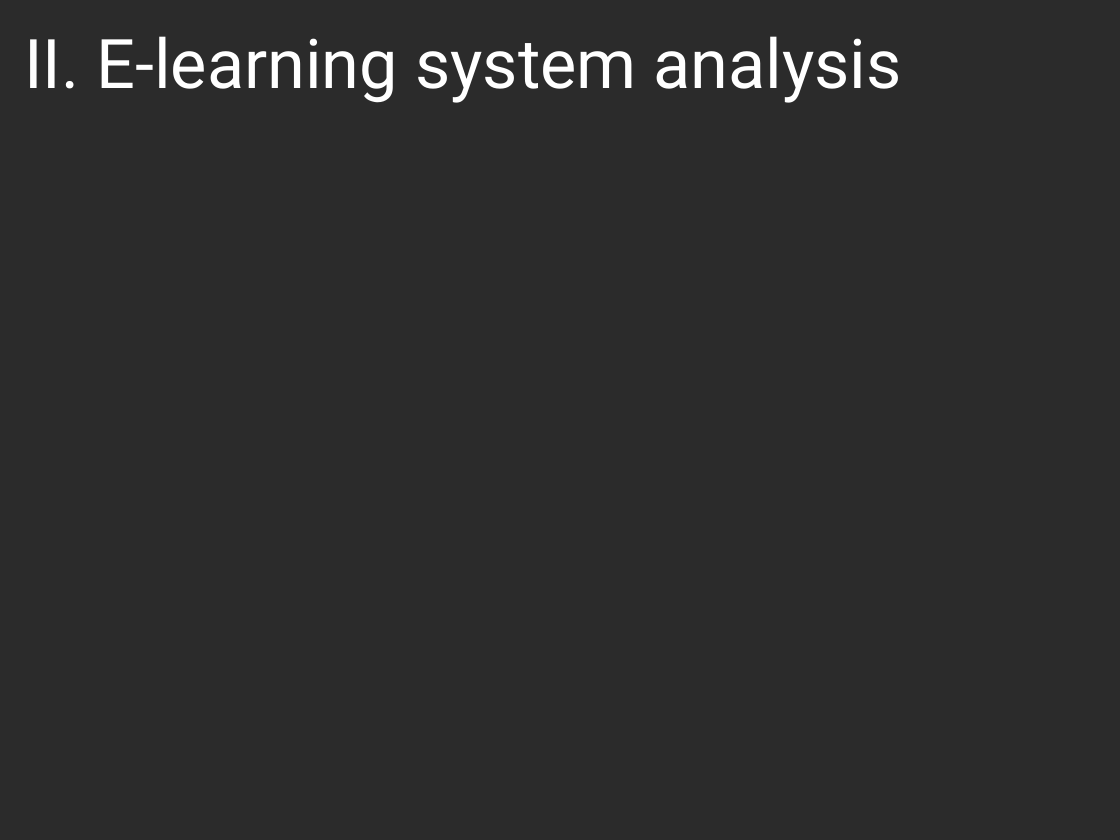
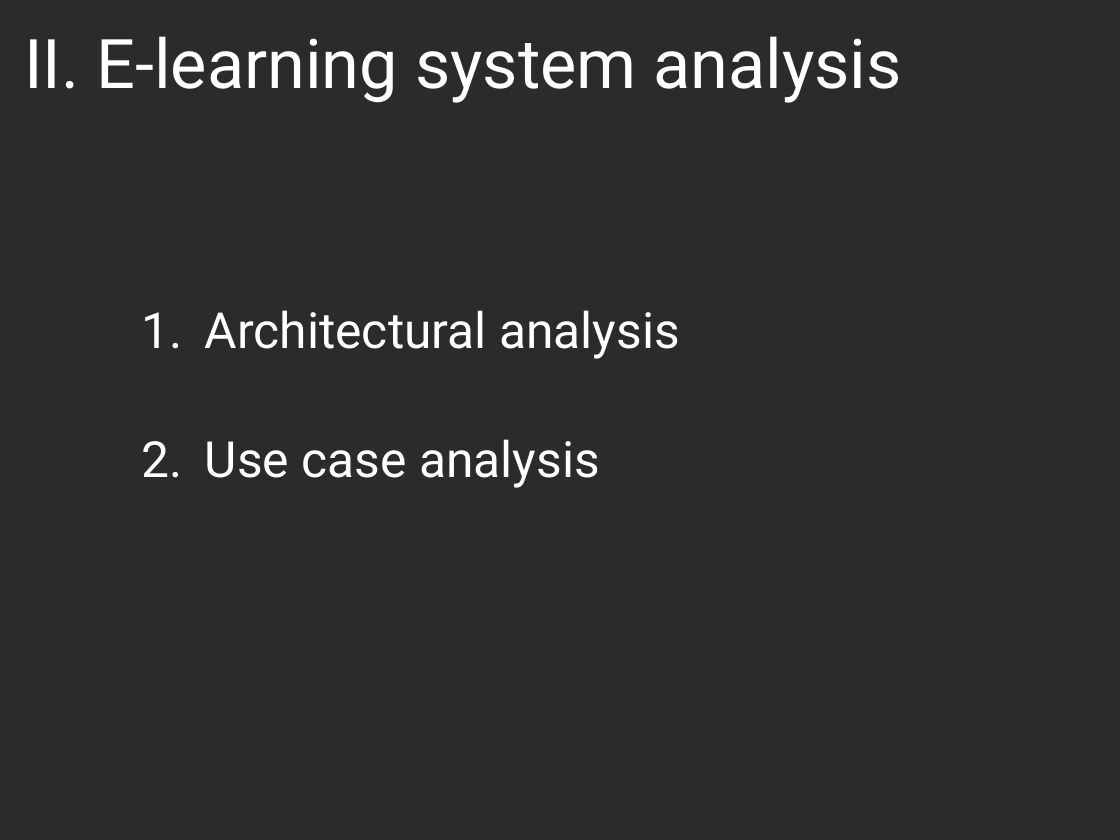
Before and after one commit to NguyenVanVu-K58CA/TechnologyProject, a slide deck: slide 12 of OOAD.pptx. Drawn at 1120x840 pixels with LibreOffice and Linux fonts; fonts in the diff are those of the drawing; background and template pictures are left out; a plain dark background stands for a picture behind light text. Boxes give left, top, right and bottom in pixels: in the first picture for what was removed or moved away, otherwise in the second. Text is boxed around its words. In the diff, an @@ line names an element or a change of style, - is before the commit and + after.

Commit message:
Added files via upload
last commit

```diff
--- a/OOAD.pptx
+++ b/OOAD.pptx
@@ text added at <box>205,310,680,488</box>, 32 pt, text #FFFFFF @@
+1. Architectural analysis
+2. Use case analysis
```
Also in this commit, not shown: 8 slides added.
